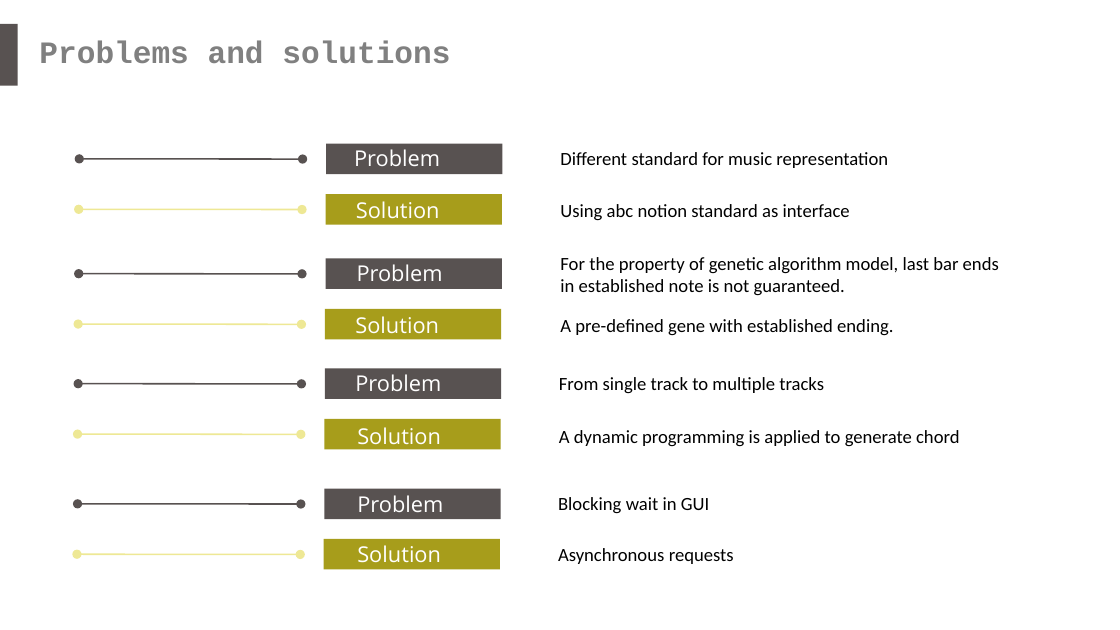
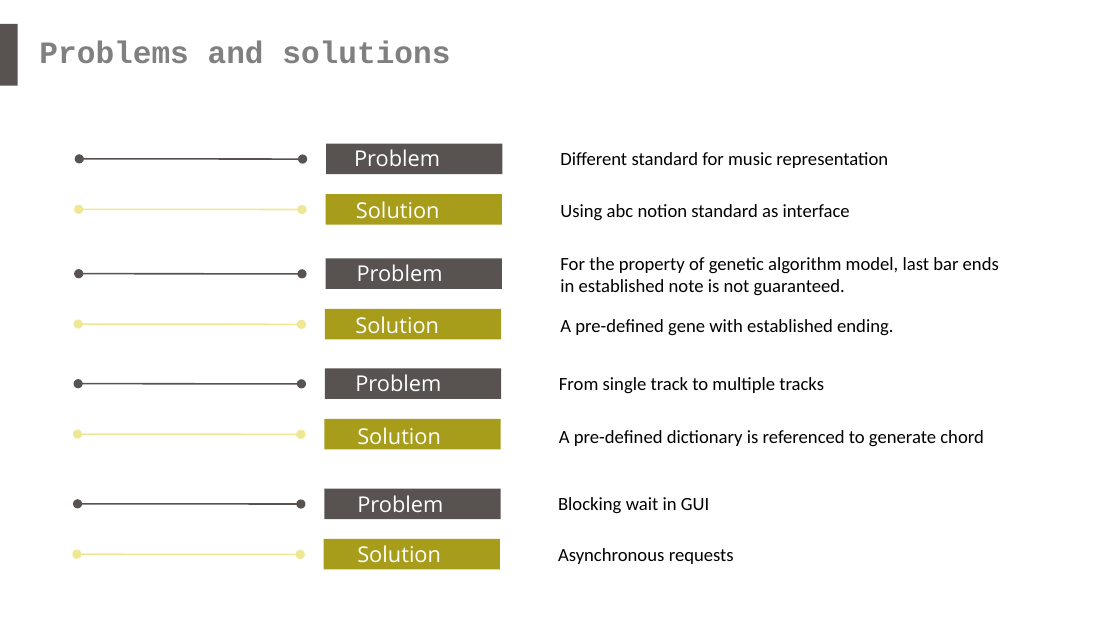
Before and after one commit to yippp/Musier, a slide deck: slide 12 of Pre-Final Pre/MusierPreFinal.pptx. Drawn at 1120x630 pixels with LibreOffice and Linux fonts; fonts in the diff are those of the drawing. Boxes give left, top, right and bottom in pixels: in the first picture for what was removed or moved away, otherwise in the second. Text is boxed around its words. In the diff, an @@ line names an element or a change of style, - is before the commit and + after.

Commit message:
Fix bug about chord generator with DP and dict

```diff
--- a/Pre-Final Pre/MusierPreFinal.pptx
+++ b/Pre-Final Pre/MusierPreFinal.pptx
@@ text at box(559, 430, 984, 446): text changed @@
-A dynamic programming is applied to generate chord
+A pre-defined dictionary is referenced to generate chord
```
Also in this commit, not shown: 1 other slide changed.
